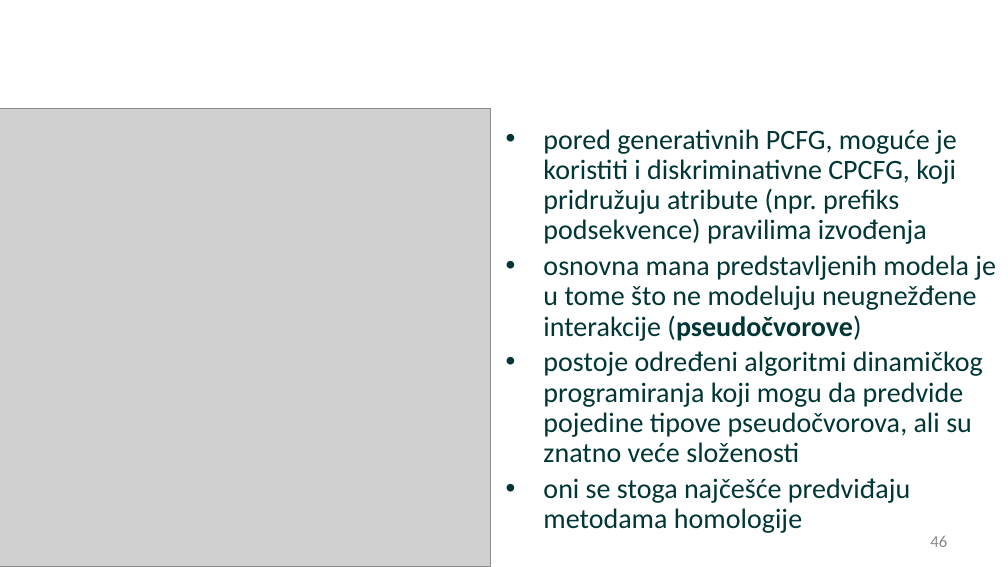
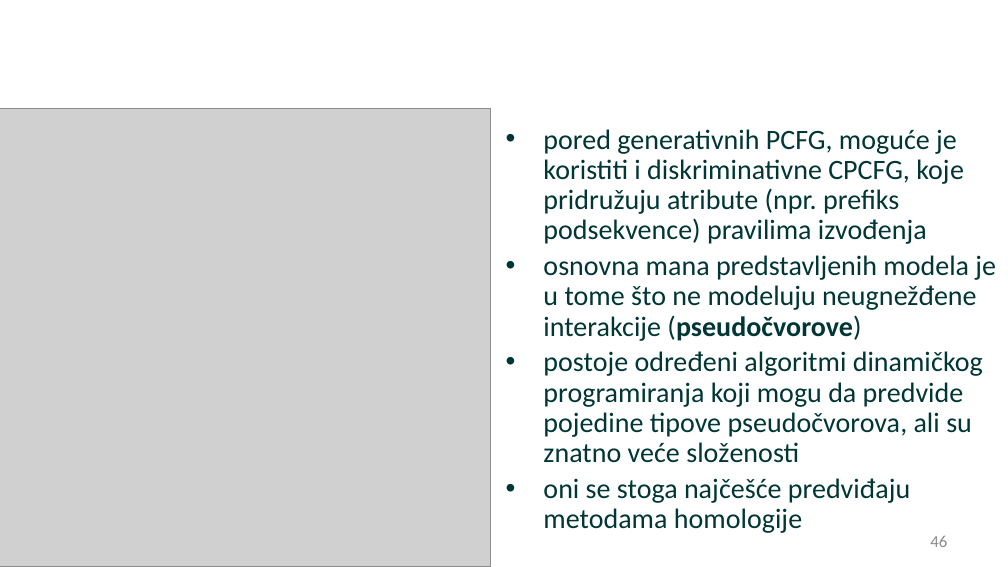
Before and after one commit to matfija/Sekundarna-struktura-tRNK, a slide deck: slide 46 of slajdovi/Sekvence-slajdovi.pptx. Drawn at 1008x567 pixels with LibreOffice and Linux fonts; fonts in the diff are those of the drawing; grey boxes stand for pictures; background and template pictures are left out. Boxes give left, top, right and bottom in pixels: in the first picture for what was removed or moved away, otherwise in the second. Text is boxed around its words. In the diff, an @@ line names an element or a change of style, - is before the commit and + after.

```diff
--- a/slajdovi/Sekvence-slajdovi.pptx
+++ b/slajdovi/Sekvence-slajdovi.pptx
@@ text at (x1=543, y1=129, x2=964, y2=244): text changed @@
-• pored generativnih PCFG, moguće je koristiti i diskriminativne CPCFG, koji pridružuju atribute (npr. prefiks podsekvence) pravilima izvođenja
+• pored generativnih PCFG, moguće je koristiti i diskriminativne CPCFG, koje pridružuju atribute (npr. prefiks podsekvence) pravilima izvođenja
```
Also in this commit, not shown: 1 other slide changed, 3 other files.
